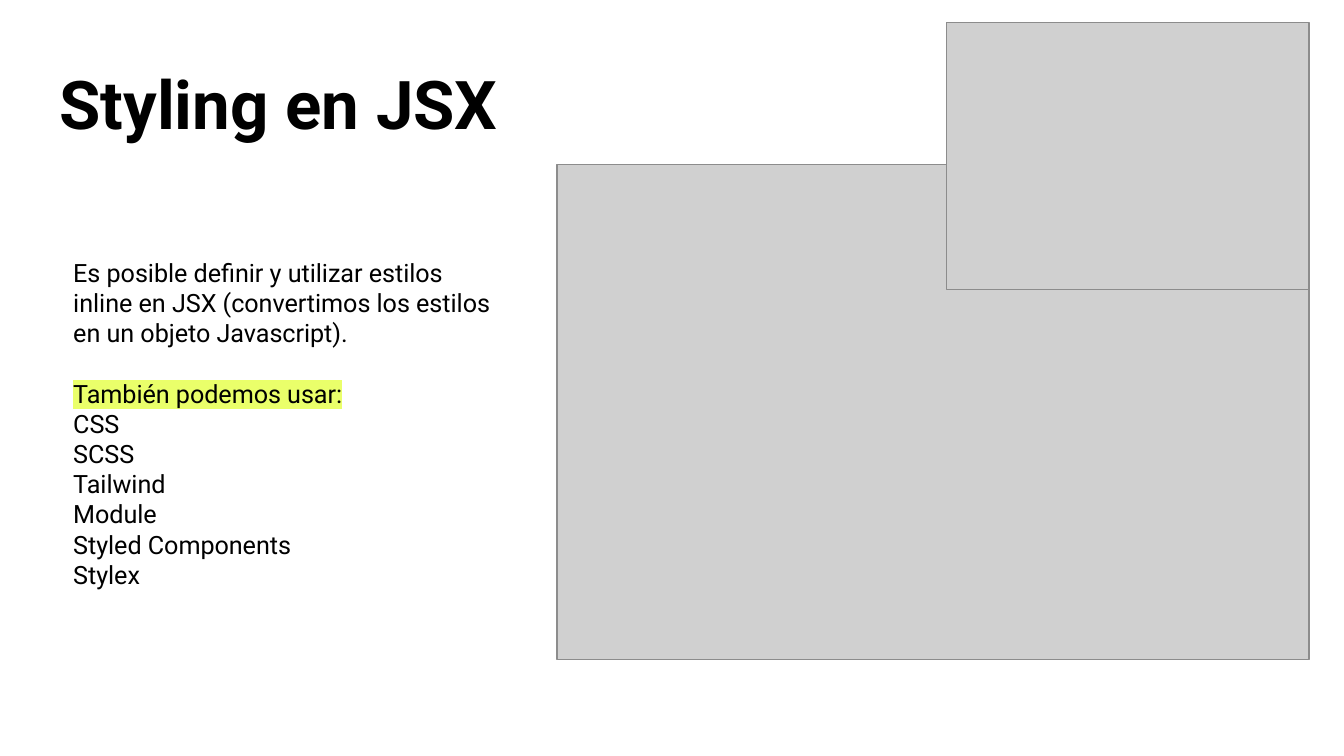
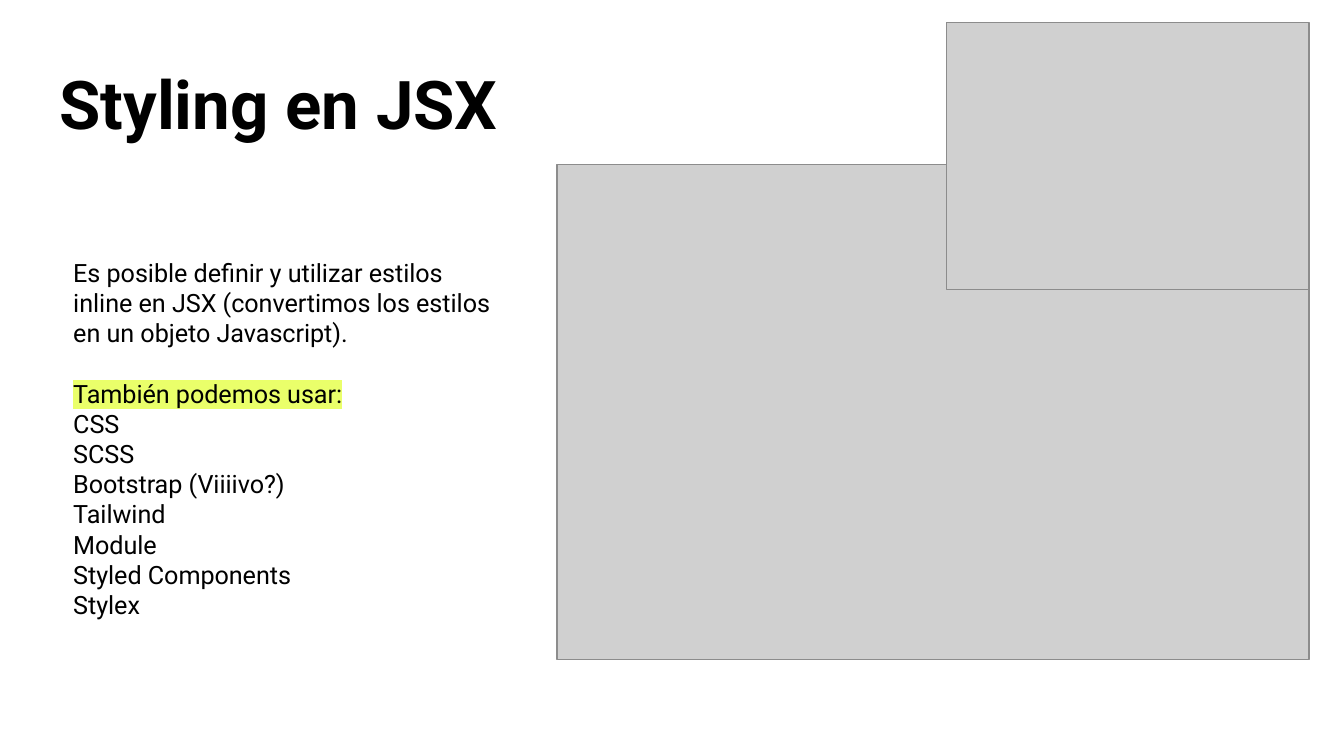
Before and after one commit to Arturogrottoli/Project-React-Js, a slide deck: slide 8 of Clase02/Unidad 2 - Clase en vivo.pptx (slide 10 before the commit). Drawn at 1344x756 pixels with LibreOffice and Linux fonts; fonts in the diff are those of the drawing; grey boxes stand for pictures; background and template pictures are left out. Boxes give left, top, right and bottom in pixels: in the first picture for what was removed or moved away, otherwise in the second. Text is boxed around its words. In the diff, an @@ line names an element or a change of style, - is before the commit and + after.

```diff
--- a/Clase02/Unidad 2 - Clase en vivo.pptx
+++ b/Clase02/Unidad 2 - Clase en vivo.pptx
@@ text at bbox=[73, 473, 285, 499]: paragraph added @@
+Bootstrap (Viiiivo?)
```
Also in this commit, not shown: 3 other slides changed, 2 slides removed.
